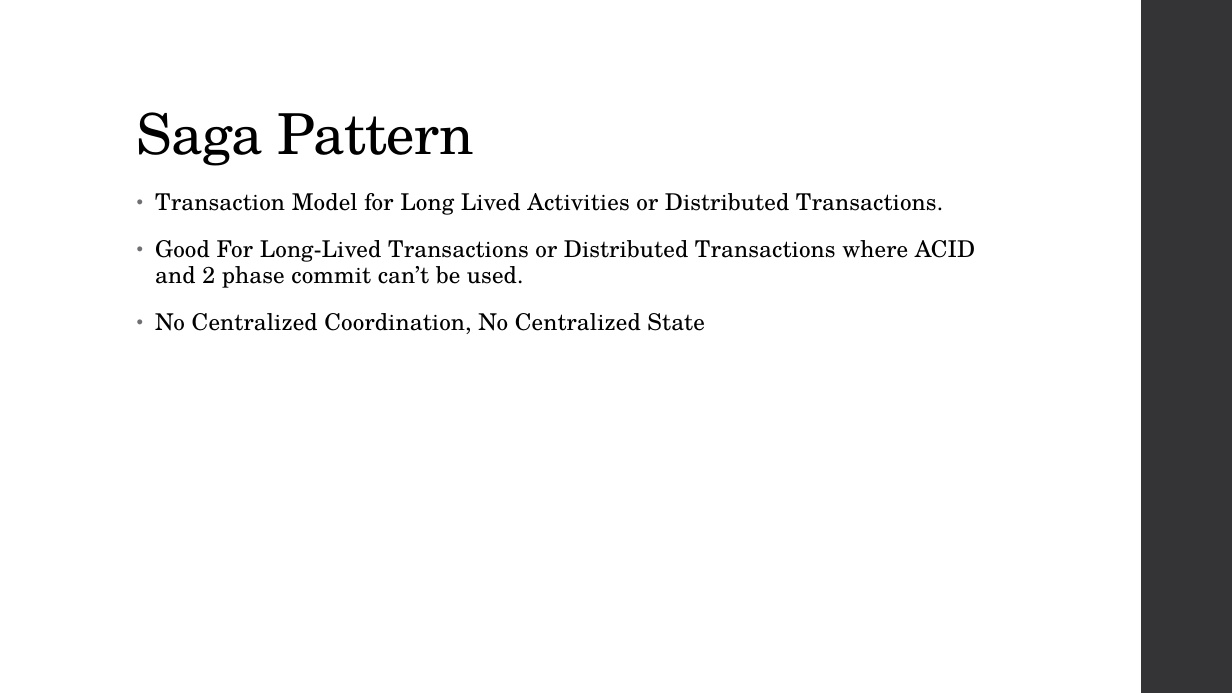
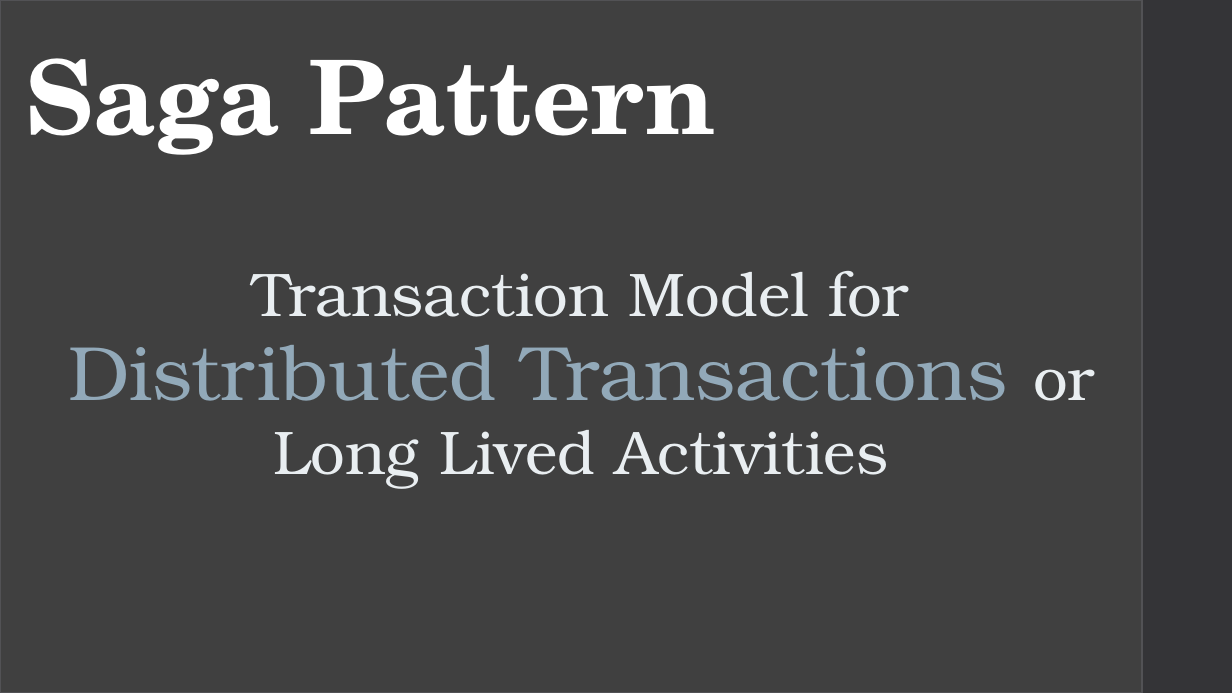
Before and after one commit to CaitieM20/DotNetConf, a slide deck: slide 37 of Patterns & Best Practices For Moving From RDBMS to Azure Storage.pptx (slide 35 before the commit). Drawn at 1232x693 pixels with LibreOffice and Linux fonts; fonts in the diff are those of the drawing. Boxes give left, top, right and bottom in pixels: in the first picture for what was removed or moved away, otherwise in the second. Text is boxed around its words. In the diff, an @@ line names an element or a change of style, - is before the commit and + after.

Commit message:
Slide Updates
Saga Pattern Slides & Summary Slides

```diff
--- a/Patterns & Best Practices For Moving From RDBMS to Azure Storage.pptx
+++ b/Patterns & Best Practices For Moving From RDBMS to Azure Storage.pptx
@@ rectangle added at (0, 0, 1142, 693), fill #404040, outline #525256 1.1 pt @@
@@ title "Saga Pattern": place and size @@
-title "Saga Pattern" at (137, 112, 475, 166)
+title "Saga Pattern" at (26, 58, 715, 155)
@@ title "Saga Pattern" at (26, 58, 715, 155): size 44 to 80 pt, text colour #000000 to #FFFFFF, bold on @@
@@ text at (68, 271, 1095, 488): text changed; size 18 to 48 pt; font TeX Gyre Schola to TeX Gyre Bonum; text colour #000000 to #E9EEF1 @@
-• Transaction Model for Long Lived Activities or Distributed Transactions.
-• Good For Long-Lived Transactions or Distributed Transactions where ACID and 2 phase commit can’t be used.
-• No Centralized Coordination, No Centralized State
+Transaction Model for Distributed Transactions or Long Lived Activities
```
Also in this commit, not shown: 8 other slides changed, 11 slides added, 4 slides removed.
